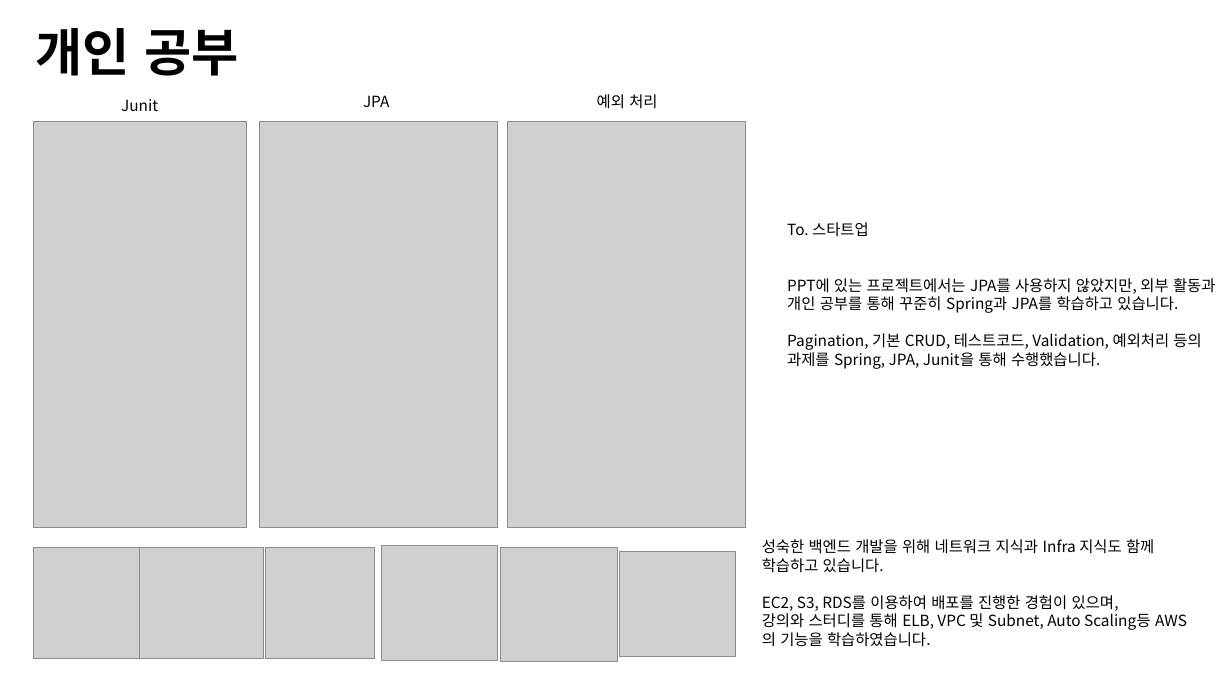
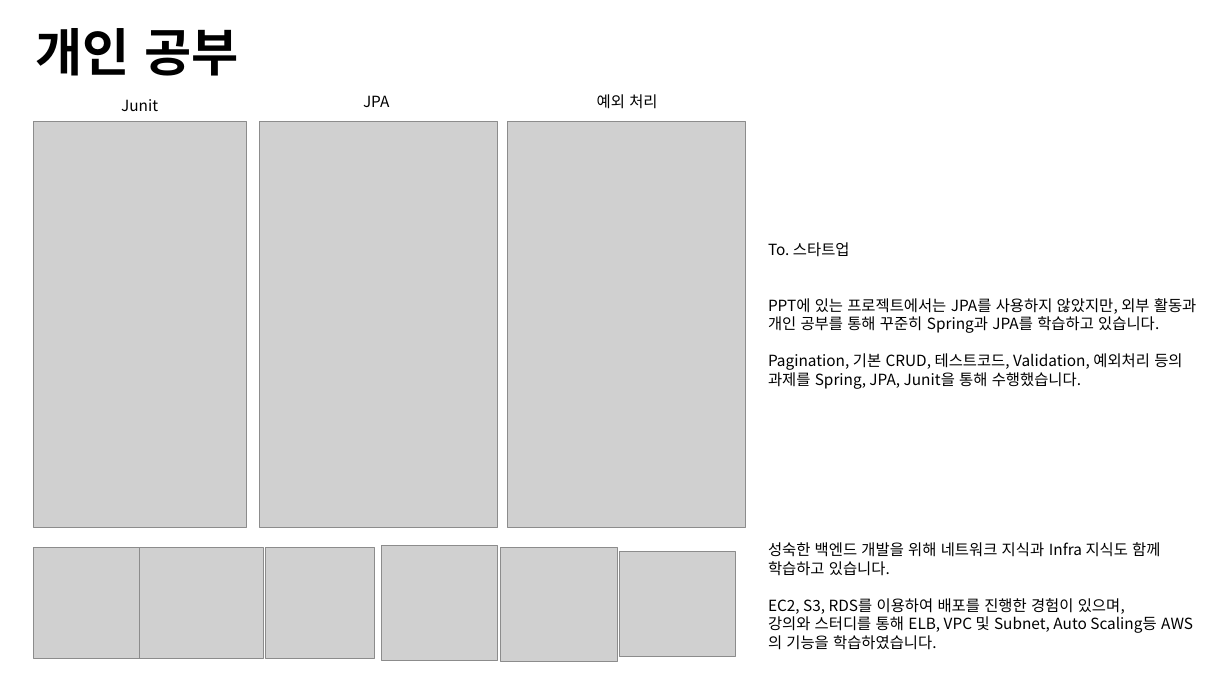
Before and after one commit to ohjinhokor/PortFolio, a slide deck: slide 9 of 오진호 포토폴리오.pptx. Drawn at 1232x693 pixels with LibreOffice and Linux fonts; fonts in the diff are those of the drawing; grey boxes stand for pictures. Boxes give left, top, right and bottom in pixels: in the first picture for what was removed or moved away, otherwise in the second. Text is boxed around its words. In the diff, an @@ line names an element or a change of style, - is before the commit and + after.

Commit message:
개인 공부 수정

```diff
--- a/오진호 포토폴리오.pptx
+++ b/오진호 포토폴리오.pptx
@@ text "To. 스타트업": place and size @@
-text "To. 스타트업" at [787,222,1215,369]
+text "To. 스타트업" at [768,242,1196,389]
@@ text "성숙한 백엔드 개발을 위해 네트워크 ...": place and size @@
-text "성숙한 백엔드 개발을 위해 네트워크 ..." at [762,539,1154,647]
+text "성숙한 백엔드 개발을 위해 네트워크 ..." at [768,542,1160,650]
```
Also in this commit, not shown: 1 other file.
